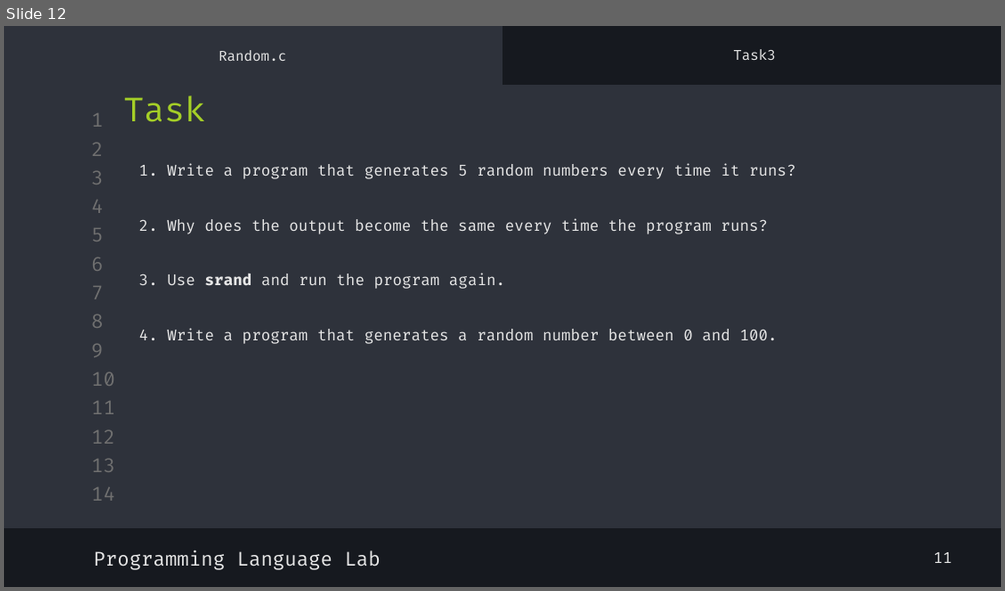
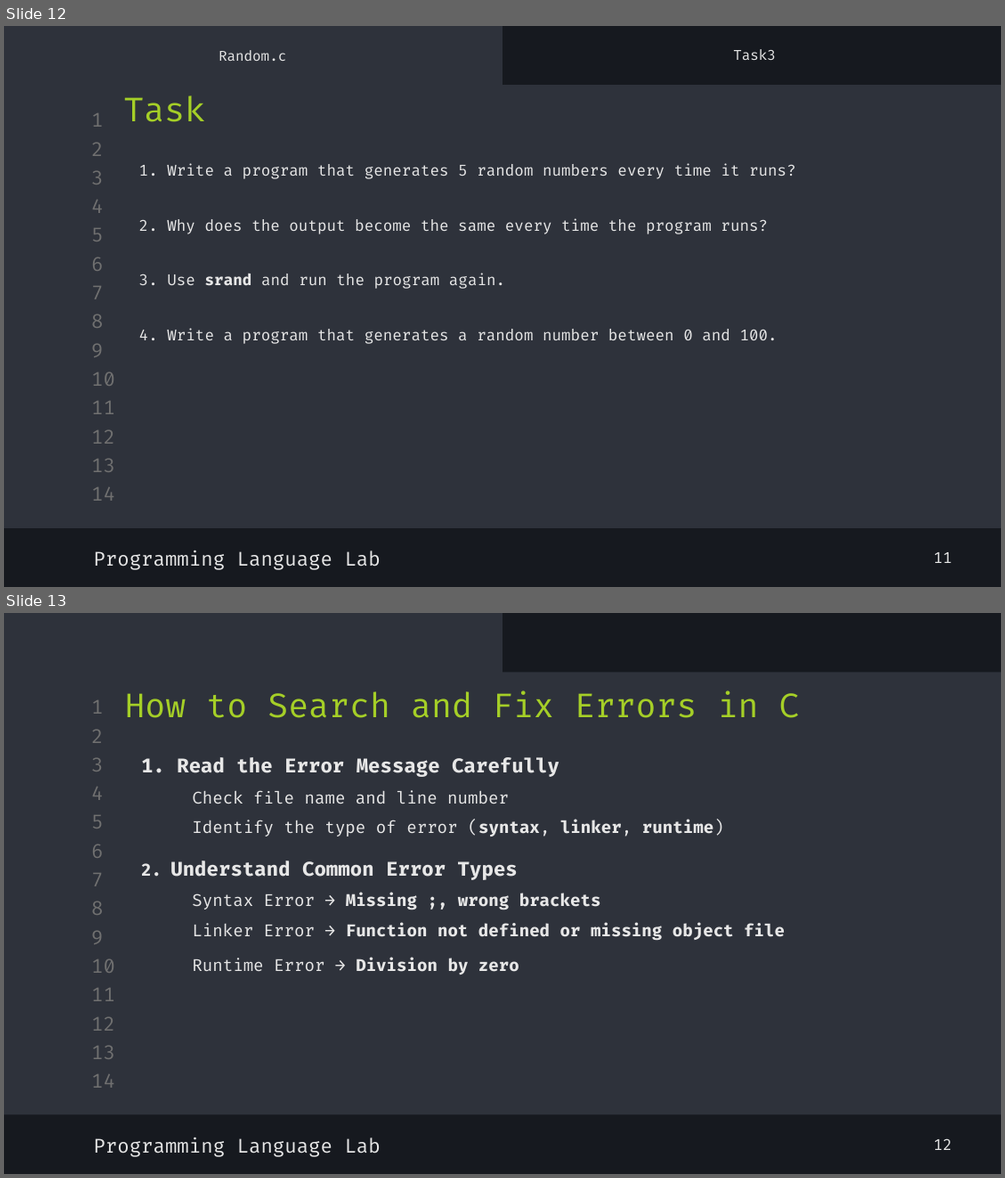
Before and after one commit to shayan-naghizadeh/C-Lab-AUT, a slide deck: slides/3.Math/Math.pptx. Shown one above the other, each under a label of ours: slide 12 before the commit, slides 12 and 13 after it. The pictures are 1005x591 and 1005x1178 pixels, drawn with LibreOffice and Linux fonts; fonts in the diff are those of the drawing. Boxes give left, top, right and bottom in pixels: in the first picture for what was removed or moved away, otherwise in the second. Text is boxed around its words. In the diff, an @@ line names an element or a change of style, - is before the commit and + after.

```diff
--- a/slides/3.Math/Math.pptx
+++ b/slides/3.Math/Math.pptx
@@ slide 13 added at (4, 613, 1001, 1174), background #16191F; not listed: 14 template elements that a slide beside it also shows @@
@@ rectangle added at (4, 613, 502, 682), fill #2E323B @@
@@ rectangle added at (4, 672, 1001, 1114), fill #2E323B @@
@@ text added at (125, 690, 799, 718), 24 pt, text #A5CF27 @@
+How to Search and Fix Errors in C
@@ text added at (141, 757, 785, 974), 12 pt, text #E7E7E7, bold @@
+1. Read the Error Message Carefully
+Check file name and line number
+    Identify the type of error (syntax, linker, runtime)
+    2. Understand Common Error Types
+  Syntax Error → Missing ;, wrong brackets
+  Linker Error → Function not defined or missing object file
+  Runtime Error → Division by zero zero, invalid pointer access
@@ text added at (93, 1136, 380, 1157), 14 pt, text #E7E7E7 @@
+Programming Language Lab
@@ text added at (933, 1138, 952, 1150), 11 pt, text #E7E7E7 @@
+12
```
Also in this commit, not shown: 6 slides changed, 1 other slide added, 8 other files.
